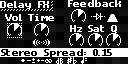
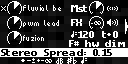
The second 128×64 image is a revision of the first. Changes to its layers:
hid group "PERF PAGE 3-DELAY" (58 layers) over [0, 0, 122, 48]
showed group "PERF PAGE 1 copy" (31 layers) over [0, 1, 128, 47]
added layer "OFF copy" in group "mute copy 3" over [0, 5, 7, 12]
